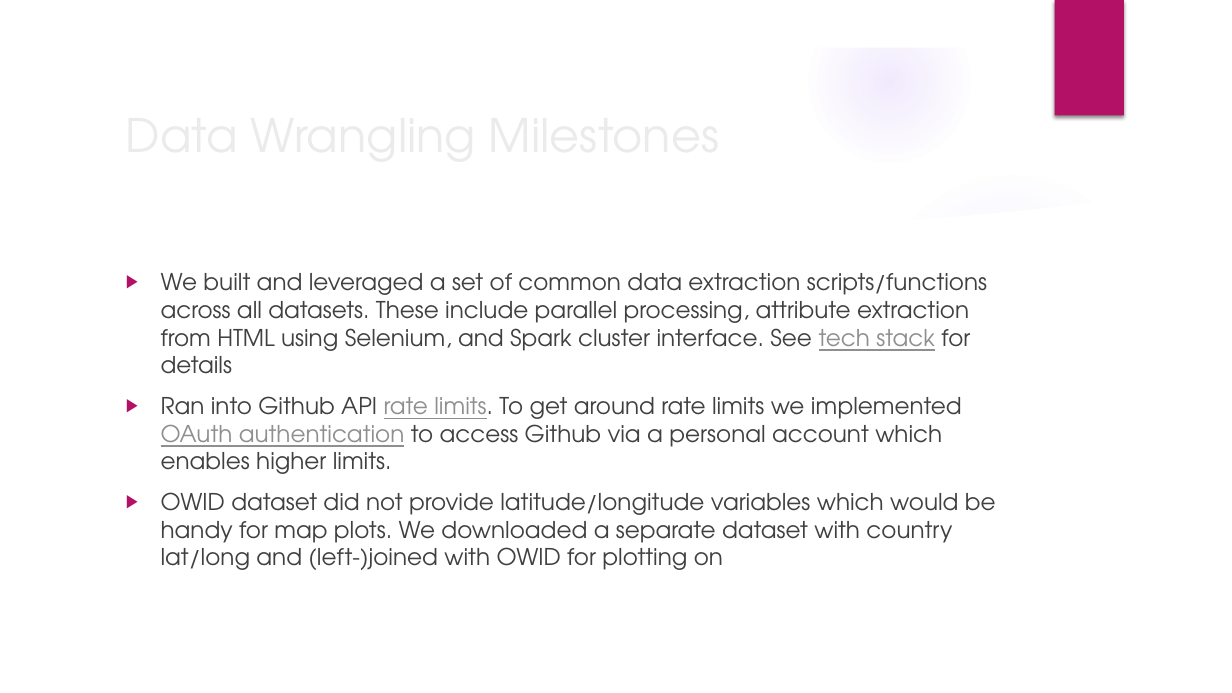
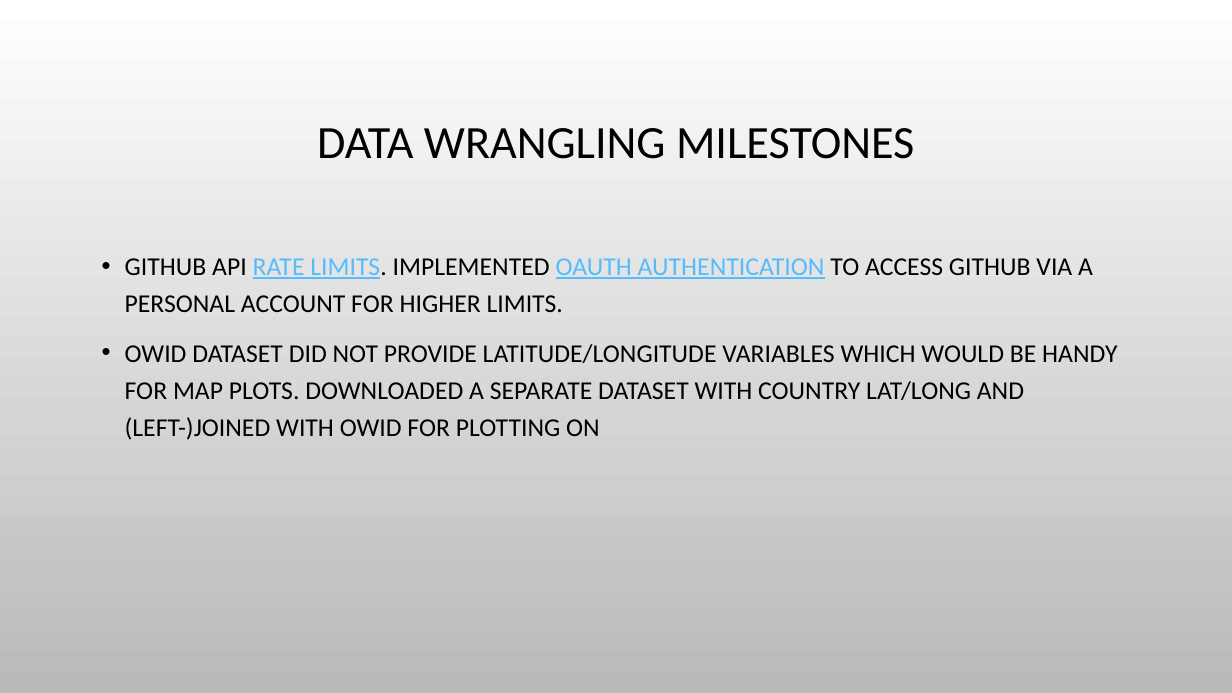
Before and after one commit to himalayahall/DATA607-FINALPROJECT, a slide deck: slide 7 of presentation/Slideshow.pptx (slide 4 before the commit). Drawn at 1232x693 pixels with LibreOffice and Linux fonts; fonts in the diff are those of the drawing; background and template pictures are left out. Boxes give left, top, right and bottom in pixels: in the first picture for what was removed or moved away, otherwise in the second. Text is boxed around its words. In the diff, an @@ line names an element or a change of style, - is before the commit and + after.

```diff
--- a/presentation/Slideshow.pptx
+++ b/presentation/Slideshow.pptx
@@ group removed at bbox=[0, 0, 1232, 693]: 5 ellipses, 3 freeform shapes @@
@@ rectangle removed at bbox=[1055, 0, 1124, 116] @@
@@ title at bbox=[317, 128, 914, 159]: text changed; font TeX Gyre Adventor to Calibri; text colour #EBEBEB to #000000 @@
-Data Wrangling Milestones
+DATA WRANGLING MILESTONES
@@ text at bbox=[125, 258, 1117, 440]: text changed; size 18 to 20 pt; font TeX Gyre Adventor to Calibri; text colour #404040 to #000000 @@
-▶ We built and leveraged a set of common data extraction scripts/functions across all datasets. These include parallel processing, attribute extraction from HTML using Selenium, and Spark cluster interface. See tech stack for details
-▶ Ran into Github API rate limits. To get around rate limits we implemented OAuth authentication to access Github via a personal account which enables higher limits.
-▶ OWID dataset did not provide latitude/longitude variables which would be handy for map plots. We downloaded a separate dataset with country lat/long and (left-)joined with OWID for plotting on
+• GITHUB API RATE LIMITS. IMPLEMENTED OAUTH AUTHENTICATION TO ACCESS GITHUB VIA A PERSONAL ACCOUNT FOR HIGHER LIMITS.
+• OWID DATASET DID NOT PROVIDE LATITUDE/LONGITUDE VARIABLES WHICH WOULD BE HANDY FOR MAP PLOTS. DOWNLOADED A SEPARATE DATASET WITH COUNTRY LAT/LONG AND (LEFT-)JOINED WITH OWID FOR PLOTTING ON
```
Also in this commit, not shown: 2 other slides changed, 6 slides added, 2 slides removed, 2 other files.
